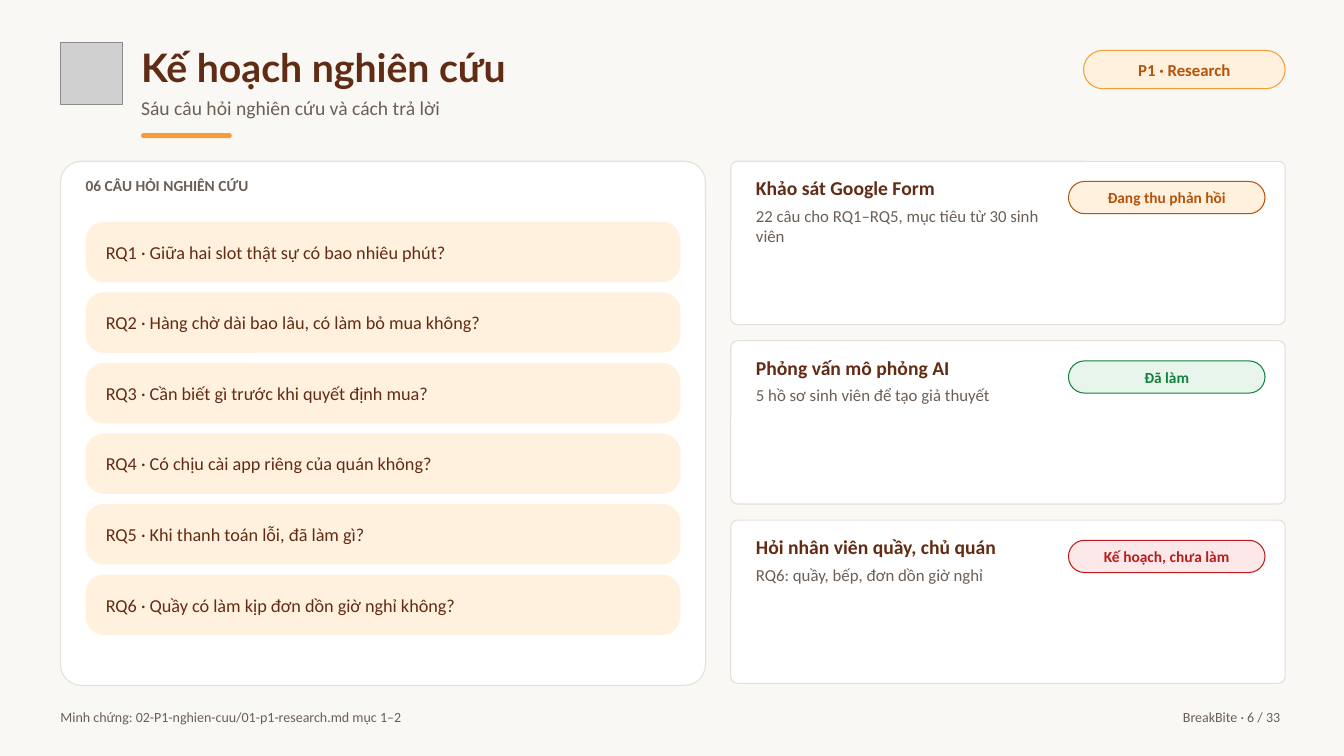
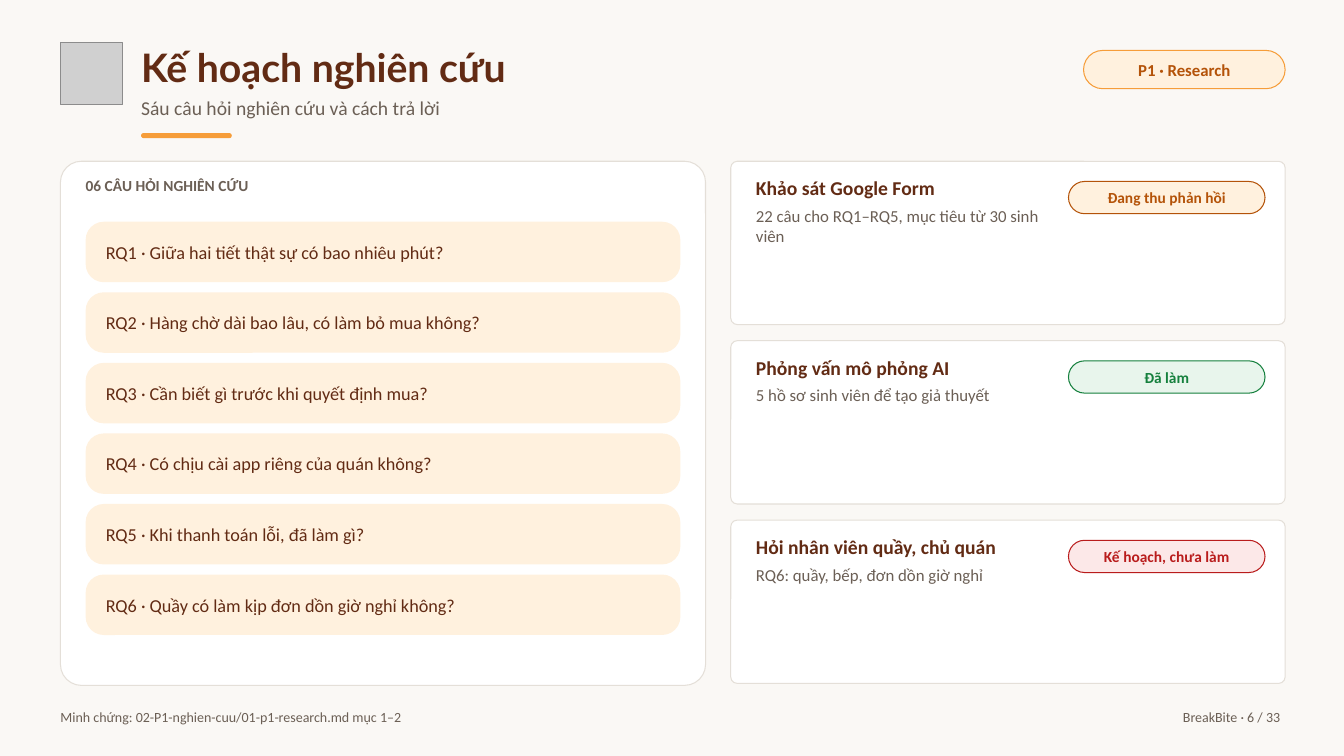
Before and after one commit to baonv0817/PRM323-Lab2-Group2, a slide deck: slide 6 of 07-trinh-bay/BreakBite_Lab2_Presentation.pptx. Drawn at 1344x756 pixels with LibreOffice and Linux fonts; fonts in the diff are those of the drawing; grey boxes stand for pictures. Boxes give left, top, right and bottom in pixels: in the first picture for what was removed or moved away, otherwise in the second. Text is boxed around its words. In the diff, an @@ line names an element or a change of style, - is before the commit and + after.

```diff
--- a/07-trinh-bay/BreakBite_Lab2_Presentation.pptx
+++ b/07-trinh-bay/BreakBite_Lab2_Presentation.pptx
@@ text at (106, 245, 443, 262): text changed @@
-RQ1 · Giữa hai slot thật sự có bao nhiêu phút?
+RQ1 · Giữa hai tiết thật sự có bao nhiêu phút?
```
Also in this commit, not shown: 4 other slides changed, 19 other files.
